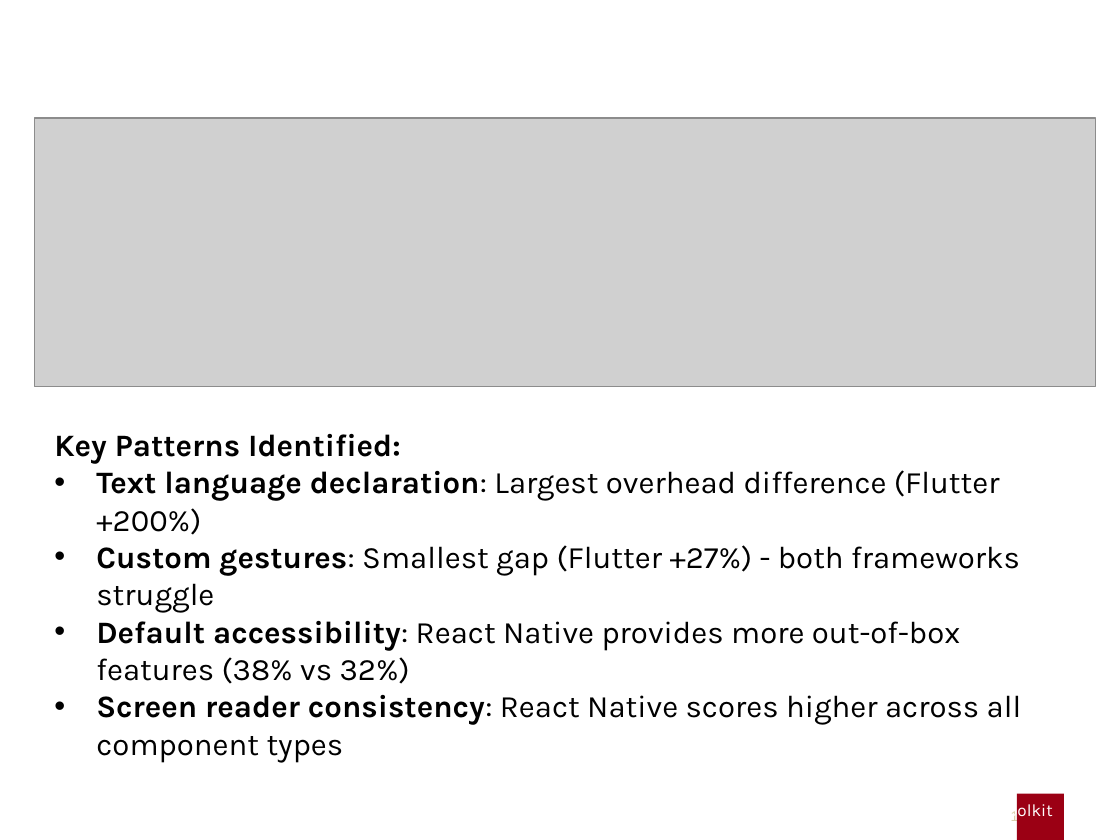
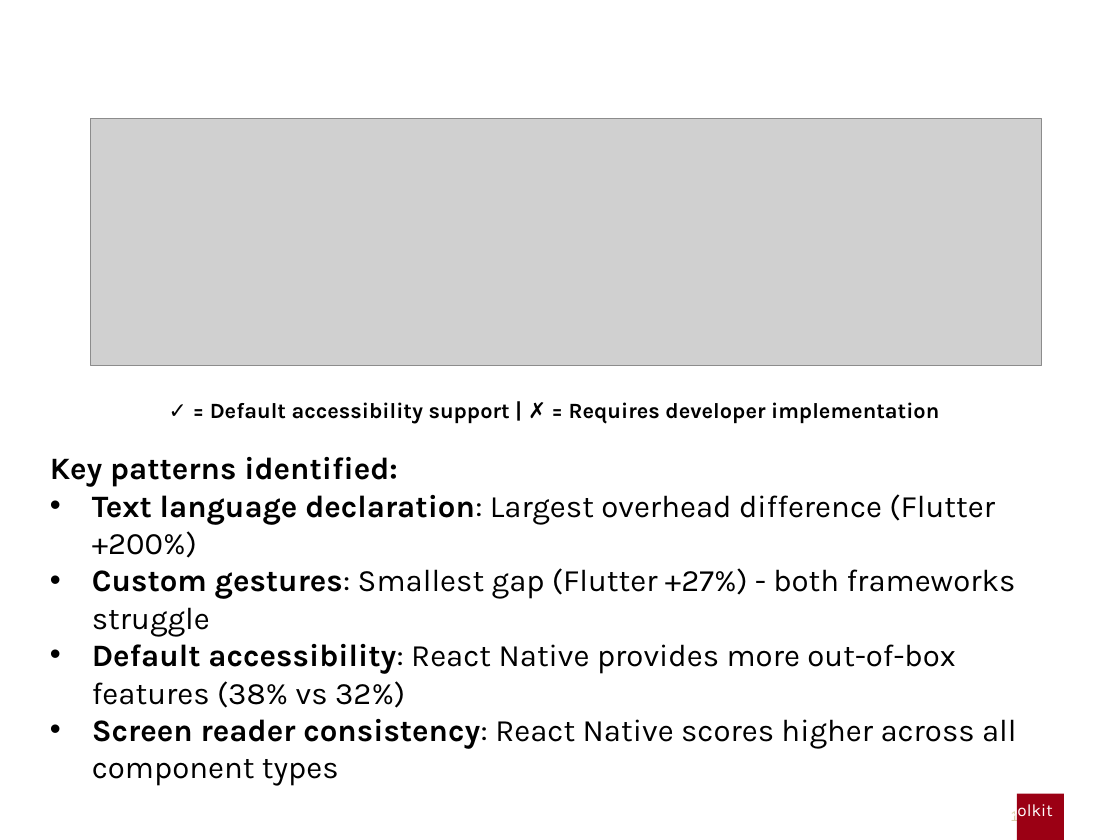
Before and after one commit to gabrielrovesti/Master-Thesis-UniPD, a slide deck: slide 14 of Thesis Presentation/Presentation Gabriel Rovesti.pptx. Drawn at 1120x840 pixels with LibreOffice and Linux fonts; fonts in the diff are those of the drawing; grey boxes stand for pictures; background and template pictures are left out. Boxes give left, top, right and bottom in pixels: in the first picture for what was removed or moved away, otherwise in the second. Text is boxed around its words. In the diff, an @@ line names an element or a change of style, - is before the commit and + after.

```diff
--- a/Thesis Presentation/Presentation Gabriel Rovesti.pptx
+++ b/Thesis Presentation/Presentation Gabriel Rovesti.pptx
@@ picture: place and size @@
-picture at [35,118,1095,386]
+picture at [91,119,1042,366]
@@ text "✓ = Default accessibility support ...": place and size @@
-text "✓ = Default accessibility support ..." at [54,434,1022,763]
+text "✓ = Default accessibility support ..." at [50,402,1017,786]
@@ text at [50,402,939,487]: text changed; size 20 to 14 pt @@
-Key Patterns Identified:
+✓ = Default accessibility support | ✗ = Requires developer implementation
+Key patterns identified:
```
Also in this commit, not shown: 10 other slides changed, 1 slide added, 1 slide removed, 3 other files.
